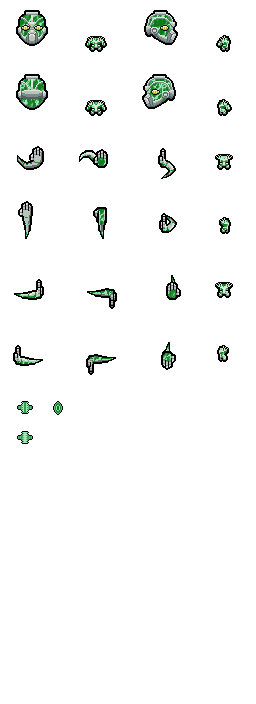
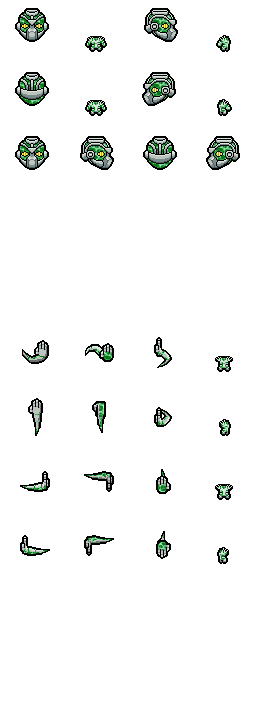
Revision of a layered w=256, h=704 image; what changed, layer by layer:
added layer "Capa 42" above "Capa 43" over [13, 8, 240, 564]
added layer "Capa 43" above "Capa 21" over [20, 13, 235, 561]
added layer "Capa 21" above "Capa 20" over [15, 8, 240, 564]
hid "Capa 10", opacity 100% → 80%, painted on it over [13, 10, 233, 375]
added group "Head Test" with 2 layers over [15, 8, 178, 110]
renamed "Capa 13" to "Capa 12", hid it, moved it into group "Head Test", painted on it, unmasked it over [13, 8, 240, 564]
renamed "Capa 12" to "Capa 11", hid it, moved it into group "Head Test", painted on it over [16, 10, 230, 364]
removed layer "Capa 11" over [17, 401, 63, 444]
